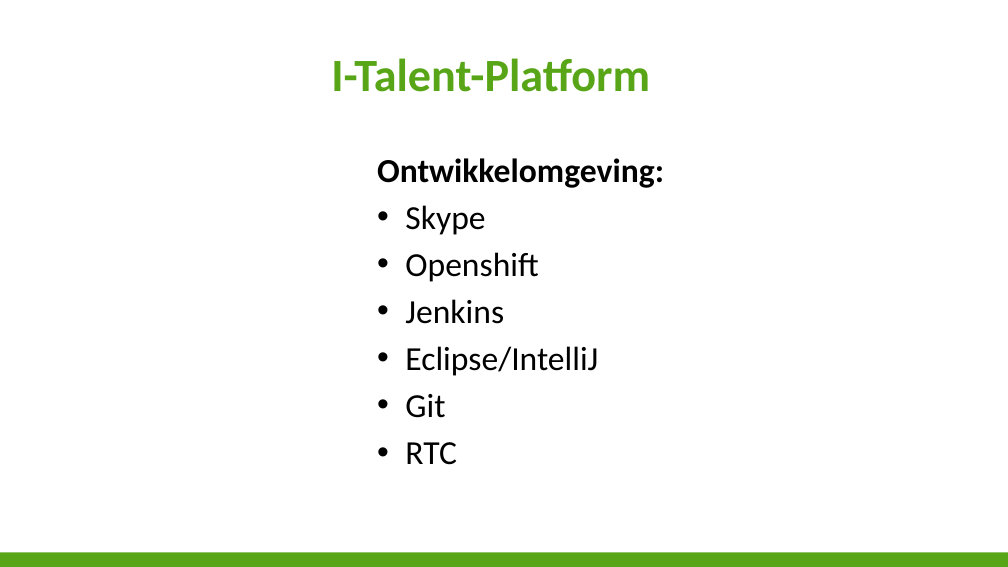
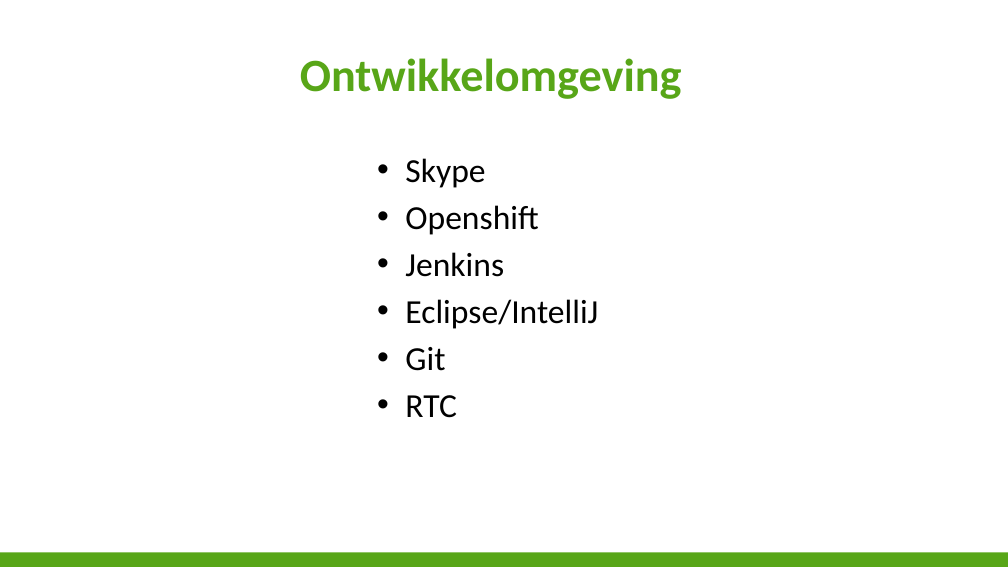
Before and after one commit to niekvandael/iTalent, a slide deck: slide 5 of italent/documents/Presentatie/Presentatie.pptx. Drawn at 1008x567 pixels with LibreOffice and Linux fonts; fonts in the diff are those of the drawing; background and template pictures are left out. Boxes give left, top, right and bottom in pixels: in the first picture for what was removed or moved away, otherwise in the second. Text is boxed around its words. In the diff, an @@ line names an element or a change of style, - is before the commit and + after.

```diff
--- a/italent/documents/Presentatie/Presentatie.pptx
+++ b/italent/documents/Presentatie/Presentatie.pptx
@@ title at bbox=[300, 58, 682, 99]: text changed @@
-I-Talent-Platform
+Ontwikkelomgeving
@@ text at bbox=[377, 158, 664, 188]: paragraph removed @@
-Ontwikkelomgeving:
```
Also in this commit, not shown: 2 other slides changed.
